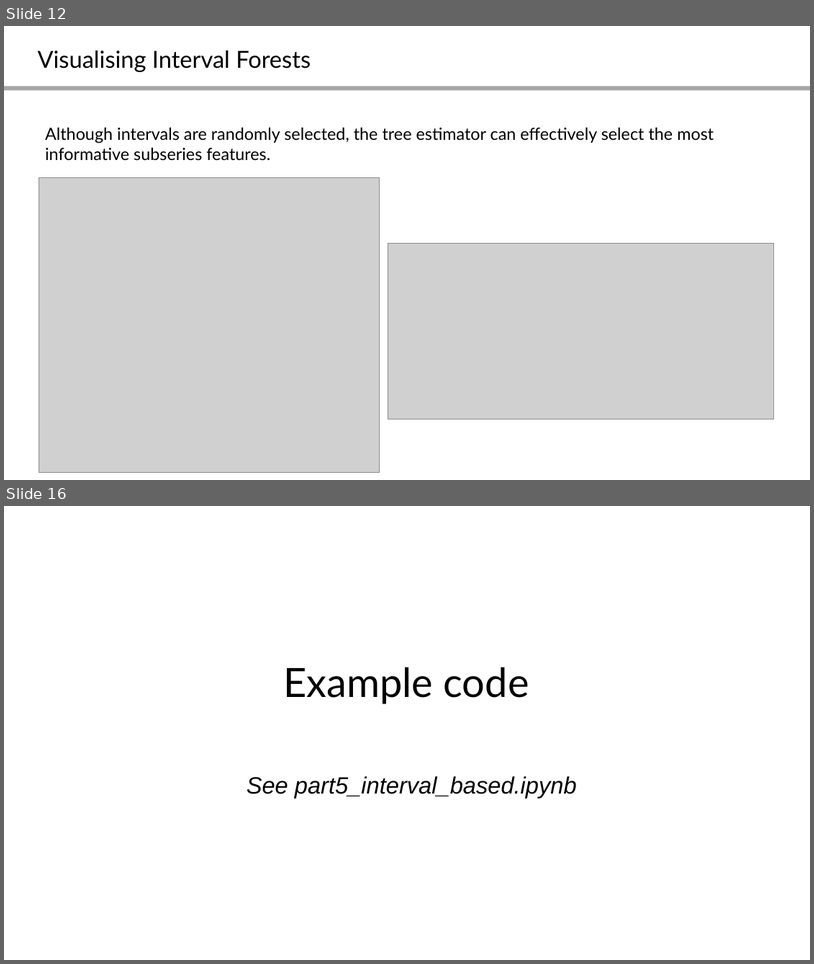
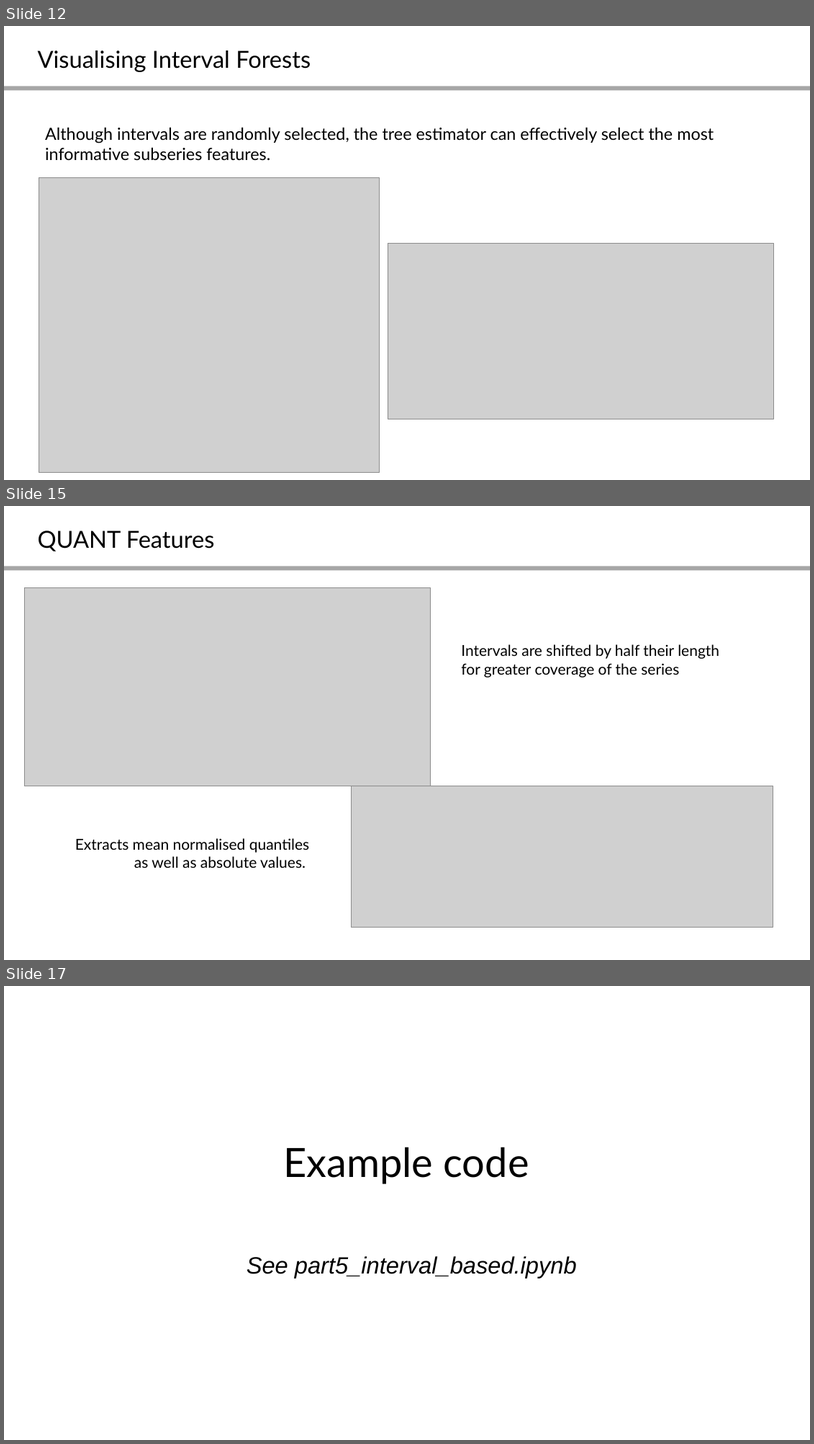
Before and after one commit to aeon-toolkit/aeon-tutorials, a slide deck: KDD-2024/Slides/part5_interval_based.pptx. Shown one above the other, each under a label of ours: slides 12 and 16 before the commit, slides 12, 15 and 17 after it; the slides between them are not shown. The pictures are 814x964 and 814x1444 pixels, drawn with LibreOffice and Linux fonts; fonts in the diff are those of the drawing; grey boxes stand for pictures. Boxes give left, top, right and bottom in pixels: in the first picture for what was removed or moved away, otherwise in the second. Text is boxed around its words. In the diff, an @@ line names an element or a change of style, - is before the commit and + after.

Commit message:
slides and quant image

```diff
--- a/KDD-2024/Slides/part5_interval_based.pptx
+++ b/KDD-2024/Slides/part5_interval_based.pptx
@@ slide 15 added at (4,506,810,960), background #FFFFFF; not listed: 1 template element that a slide beside it also shows @@
@@ title added at (38,530,215,551), 28 pt, text #000000 @@
+QUANT Features
@@ picture added at (25,588,431,786) @@
@@ text added at (461,644,720,677), 18 pt, text #000000 @@
+Intervals are shifted by half their length for greater coverage of the series
@@ picture added at (351,786,774,927) @@
@@ text added at (75,838,310,867), 18 pt, text #000000 @@
+Extracts mean normalised quantiles as well as absolute values.
@@ what was slide 16 is now slide 17 @@
```
Also in this commit, not shown: 3 slides changed, 1 other slide added, 1 slide removed, 2 other files.
